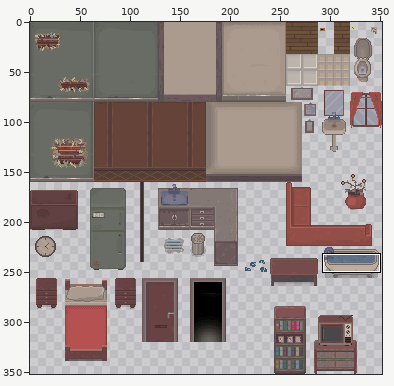
Two states of a sprite sheet, assets/sprites/Escenario/Tileset.png. Above, an overview of the earlier version with the close-up marked.
Close-up. Before the edit:
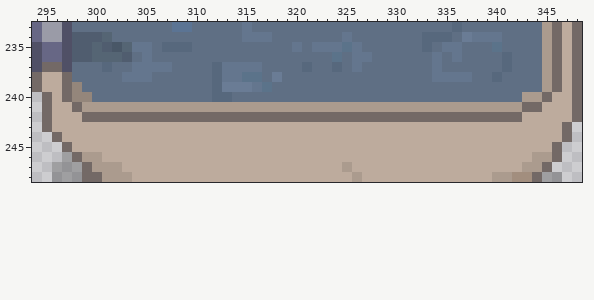
The file is 352x352 pixels. Pixels under 10% opacity are left out. Colours within 5 levels of each other are drawn and written as one. Shown: x 294..348, y 233..248. The commit also changed other parts of the picture, which this record leaves out.
After the commit:
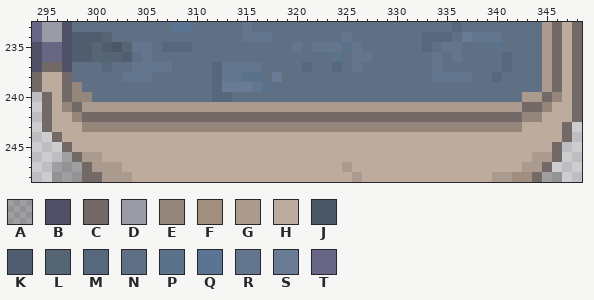
Palette (. is transparent): A #0302023a  B #505066  C #736966  D #9a9ba7  E #94867b  F #a28e7e  G #ab9b8e  H #bdab9d  J #495767  K #505d6f  L #556574  M #57687d  N #5f6f84  P #5b738a  Q #5b7494  R #64768e  S #6a7c95  T #676785
Diff:
@@ x 294..348 @@
 239 CHHCENNNNNNNNNNNNNMSSSRPNNNNNNNNNNNNNNNNNNNNNNNNNNNGCHC
-240 .CHCEENNNNNNNNNNNNMMNNNNNNNNNNNNNNNNNNNNNNNNNNNNNGGCHHC
-241 .CHHCGGGGGGGGGGGGGGGGGGGGGGGGGGGGGGGGGGGGGGGGGGGGCCHHHC
-242 .CHHHCCCCCCCCCCCCCCCCCCCCCCCCCCCCCCCCCCCCCCCCCCCCHHHHHC
-243 .CHHHHHHHHHHHHHHHHHHHHHHHHHHHHHHHHHHHHHHHHHHHHHHHHHHHC.
+240 .CHCEENNNNNNNNNNNNMMNNNNNNNNNNNNNNNNNNNNNNNNNNNNNGGCEHC
+241 .CHECGGGGGGGGGGGGGGGGGGGGGGGGGGGGGGGGGGGGGGGGGGGGCCEHHC
+242 .CHHECCCCCCCCCCCCCCCCCCCCCCCCCCCCCCCCCCCCCCCCCCCCEEHHHC
+243 .CHHHEEEEEEEEEEEEEEEEEEEEEEEEEEEEEEEEEEEEEEEEEEEEHHHHC.
 244 ..CHHHHHHHHHHHHHHHHHHHHHHHHHHHHHHHHHHHHHHHHHHHHHHHHHHC.
Boxes around the changes in both close-ups, in picture pixels (x1, y1, x2, y2):
changed: (62, 92, 562, 132)
